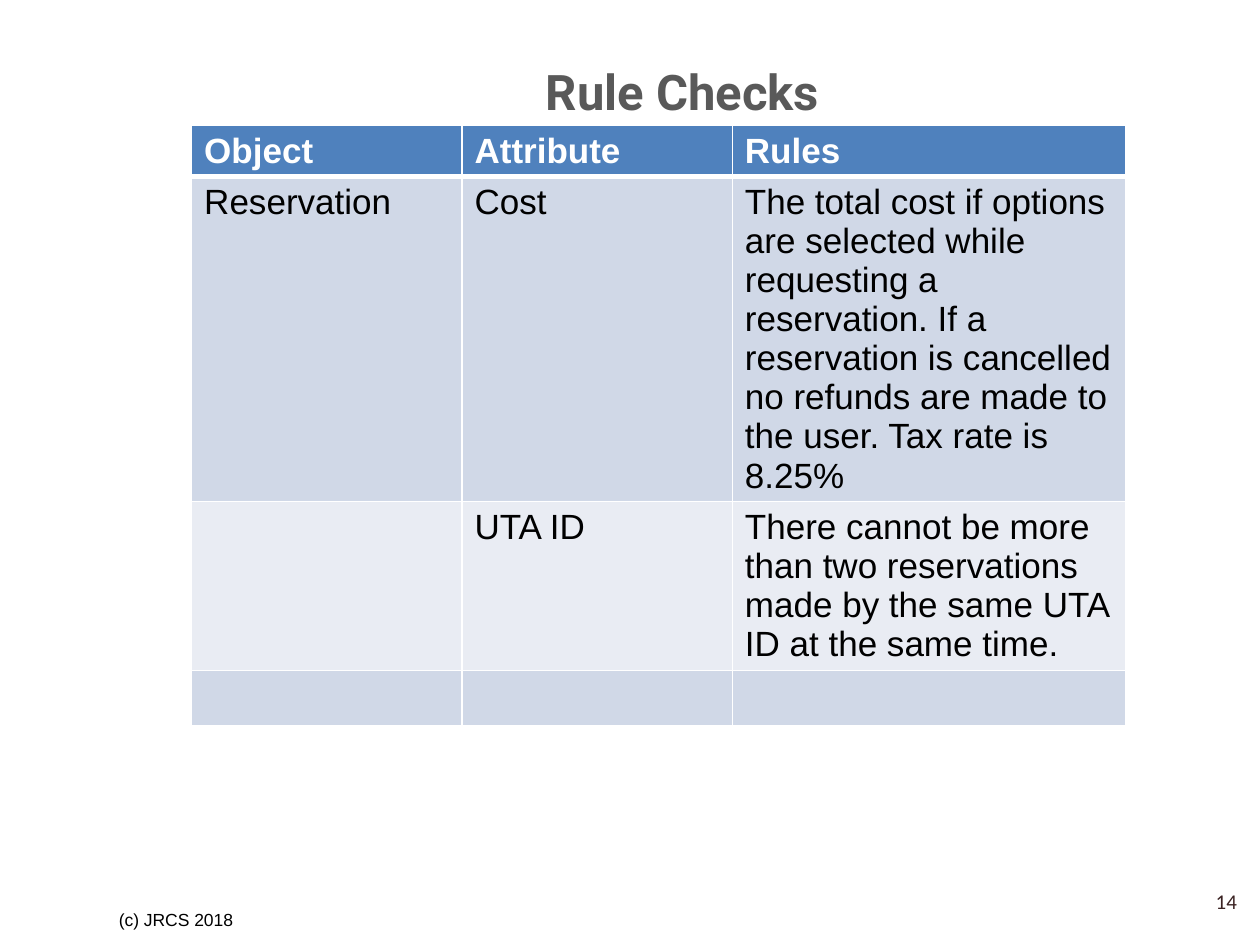
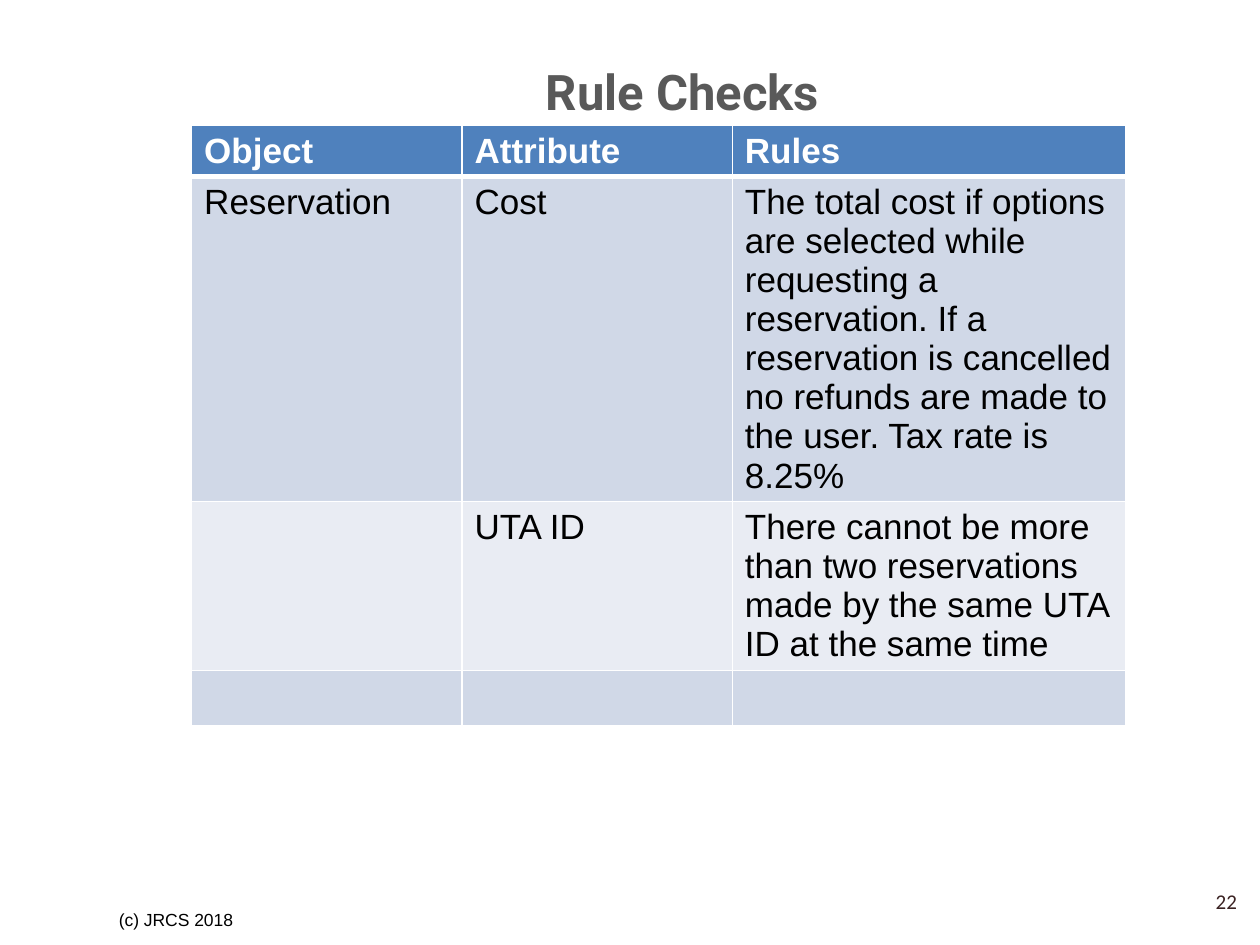
Before and after one commit to SrihariShastry/UTA_Parking, a slide deck: slide 22 of Project_Analysis_Team_3/Validation Checks and Rules Tables.pptx (slide 14 before the commit). Drawn at 1260x945 pixels with LibreOffice and Linux fonts; fonts in the diff are those of the drawing; background and template pictures are left out. Boxes give left, top, right and bottom in pixels: in the first picture for what was removed or moved away, otherwise in the second. Text is boxed around its words. In the diff, an @@ line names an element or a change of style, - is before the commit and + after.

```diff
--- a/Project_Analysis_Team_3/Validation Checks and Rules Tables.pptx
+++ b/Project_Analysis_Team_3/Validation Checks and Rules Tables.pptx
@@ table at (x1=192, y1=125, x2=1128, y2=661) @@
-row 3, column 3: There cannot be more than two reservations made by the same UTA ID at the same time.
+row 3, column 3: There cannot be more than two reservations made by the same UTA ID at the same time
@@ page number at (x1=1216, y1=895, x2=1237, y2=909): text changed @@
-14
+22
```
Also in this commit, not shown: 5 other slides changed, 12 slides added, 4 slides removed, 3 other files.
